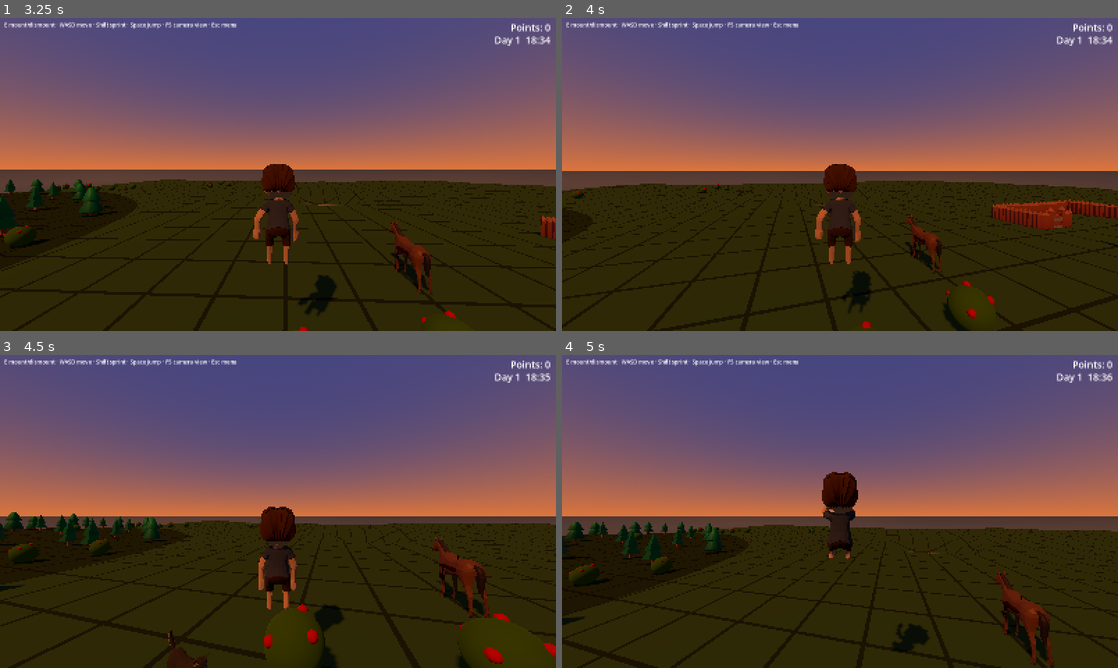
Above: before the commit, frames 1-4 (two rows, left to right).
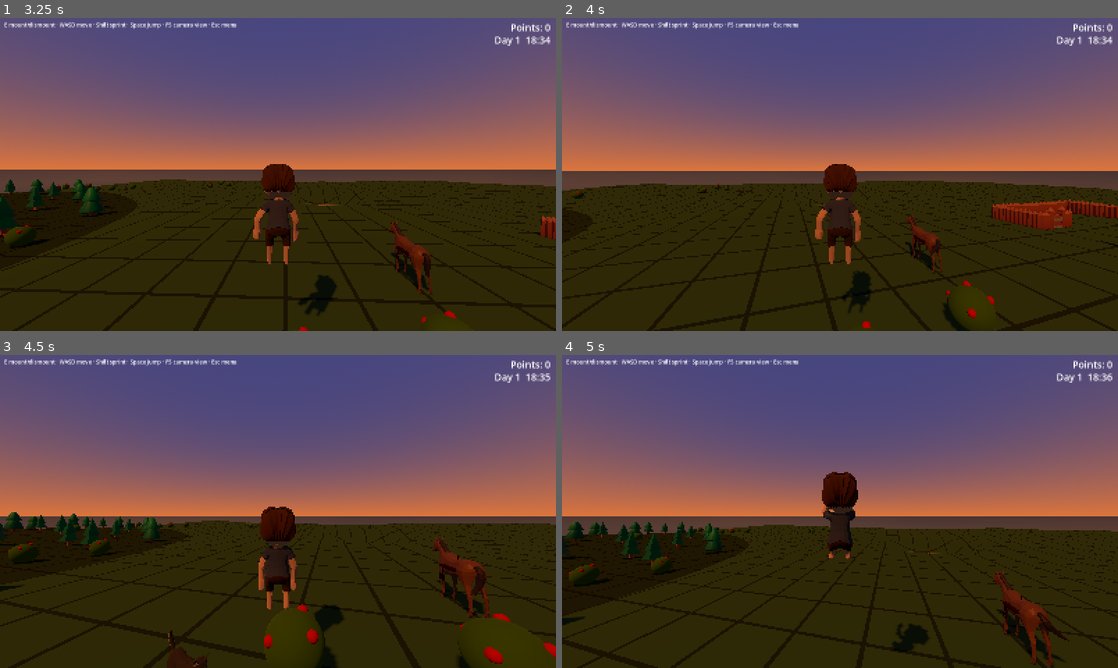
Above: after the commit, the same moments.

Repository: forsman5/sitka
Game: Godot game, scene res://scenes/on_foot/on_foot.tscn
Two runs of this game, one before a commit and one after it. Both use one fixed random seed, a clock stepped at 60 frames per second and the inputs below. This scene is started directly instead of the project's main scene.
Inputs (mouse positions are in pixels of both pictures, inside the frame that each line leads up to):
- Up to frame 1 (3.25 s): tap Enter at 0.5 s; move the mouse to (305, 174) at 0.52 s; hold Shift 0.53-1.28 s; hold Up (ui_up) from 0.53 s (still down); click (305, 174) at 0.67 s; tap Space at 0.77, 0.8, 1.07, 1.35, 1.52, 1.82, 2.3, 3.02 s; move the mouse to (250, 174) at 1.27 s; click (250, 174) at 1.42 s; tap Shift at 1.55, 3.05 s; move the mouse to (289, 168) at 2.02 s; hold Shift 2.03-2.78 s; click (289, 168) at 2.17 s; move the mouse to (272, 180) at 2.77 s; tap Q at 2.85 s; click (272, 180) at 2.92 s
- Up to frame 2 (4 s): keep holding Up (ui_up); tap Space at 3.32, 3.77, 3.8 s; move the mouse to (878, 177) at 3.52 s; hold E from 3.53 s (still down); click (878, 177) at 3.67 s
- Up to frame 3 (4.5 s): keep holding Up (ui_up); tap Space at 4.07 s; move the mouse to (233, 508) at 4.27 s; release E at 4.28 s; tap Alt at 4.35 s; click (233, 508) at 4.42 s
- Up to frame 4 (5 s): keep holding Up (ui_up); tap Space at 4.52, 4.82 s; tap Shift at 4.55 s

Frame 1 is identical in both runs. In frame 2, less than 0.1% of the frame differs, in the area x 61-69%, y 62-80%; in frame 3, less than 0.1%; in frame 4, 0.2%, in the area x 77-92%, y 68-98%.

Commit message:
Fix horse gait freezing and add horse jump
Horse glTF clips import as one-shot, so the 0.6s Gallop clip ended and held its
last pose. Force Idle/Walk/Gallop to loop. Space while mounted now jumps and
plays Gallop_Jump.

Co-Authored-By: Claude Sonnet 5.5 <noreply@anthropic.com>

Diff:
--- a/scripts/on_foot/harness/check_horse_mount.gd
+++ b/scripts/on_foot/harness/check_horse_mount.gd
@@ -28,6 +28,28 @@
 	assert(horse.global_position.distance_to(Vector3(4.0, horse.global_position.y, -3.0)) > 0.2, "Horse did not move")
 	var horse_animation := horse.visual.get("_horse_animation") as AnimationPlayer
 	assert(horse_animation.current_animation == "Gallop", "Gallop clip did not play")
+	for clip in ["Idle", "Walk", "Gallop"]:
+		assert(horse_animation.get_animation(clip).loop_mode == Animation.LOOP_LINEAR, clip + " clip does not loop")
+	# Gallop must keep animating: the pose changes over time rather than freezing.
+	# Step past several full cycles by hand: a one-shot clip would end and stop playing.
+	horse_animation.advance(horse_animation.current_animation_length * 3.3)
+	assert(horse_animation.is_playing() and horse_animation.current_animation == "Gallop", "Gallop stopped after one cycle")
+	assert(horse_animation.current_animation_position < horse_animation.current_animation_length, "Gallop position stuck at the end")
+	for i in 5:
+		horse.ride_step(1.0 / 60.0, Vector3.ZERO, false, true)
+		await physics_frame
+	assert(not horse.is_on_floor() and horse.velocity.y != 0.0, "Horse did not leave the ground on jump")
+	assert(horse_animation.current_animation == "Gallop_Jump", "Jump clip did not play")
+	var landed := false
+	for i in 240:
+		horse.ride_step(1.0 / 60.0, Vector3.ZERO, false)
+		await physics_frame
+		if horse.is_on_floor():
+			landed = true
+			break
+	assert(landed, "Horse never landed after jump")
+	horse.ride_step(1.0 / 60.0, Vector3.ZERO, false)
+	assert(horse_animation.current_animation != "Gallop_Jump", "Gait stayed on Jump after landing")
 	var expected := player._find_dismount_position()
 	assert(expected.is_finite(), "No safe dismount point near the horse")
 	player._dismount()
--- a/scripts/on_foot/on_foot_horse.gd
+++ b/scripts/on_foot/on_foot_horse.gd
@@ -8,6 +8,7 @@
 @export var acceleration := 12.0
 @export var friction := 14.0
 @export var turn_speed := 6.0
+@export var jump_height := 1.4
 
 var rider: OnFootPlayer
 var visual: Node3D
@@ -34,13 +35,17 @@
 	visual.call("set_gait", "Idle")
 
 
-func ride_step(delta: float, direction: Vector3, gallop: bool) -> void:
+func ride_step(delta: float, direction: Vector3, gallop: bool, jump: bool = false) -> void:
 	var horizontal := Vector3(velocity.x, 0.0, velocity.z)
+	var on_floor := is_on_floor()
 	var target := direction * (gallop_speed if gallop else walk_speed)
-	horizontal = horizontal.move_toward(target, (acceleration if direction.length_squared() > 0.01 else friction) * delta)
+	var accel := (acceleration if direction.length_squared() > 0.01 else friction) * (1.0 if on_floor else 0.25)
+	horizontal = horizontal.move_toward(target, accel * delta)
 	velocity.x = horizontal.x
 	velocity.z = horizontal.z
-	if not is_on_floor():
+	if jump and on_floor:
+		velocity.y = sqrt(2.0 * _gravity * jump_height)
+	elif not on_floor:
 		velocity.y -= _gravity * delta
 	else:
 		velocity.y = 0.0
@@ -49,7 +54,10 @@
 		var heading := atan2(-horizontal.x, -horizontal.z)
 		rotation.y = lerp_angle(rotation.y, heading, clampf(turn_speed * delta, 0.0, 1.0))
 	var speed := Vector2(velocity.x, velocity.z).length()
-	visual.call("set_gait", "Gallop" if speed > walk_speed + 0.8 else ("Walk" if speed > 0.2 else "Idle"))
+	if not is_on_floor():
+		visual.call("set_gait", "Jump")
+	else:
+		visual.call("set_gait", "Gallop" if speed > walk_speed + 0.8 else ("Walk" if speed > 0.2 else "Idle"))
 
 
 func stop() -> void:
--- a/scripts/on_foot/on_foot_player.gd
+++ b/scripts/on_foot/on_foot_player.gd
@@ -328,7 +328,8 @@
 		input.y = int(Input.is_physical_key_pressed(KEY_S)) - int(Input.is_physical_key_pressed(KEY_W))
 	input = input.limit_length(1.0)
 	var direction := (transform.basis * Vector3(input.x, 0.0, input.y)).normalized() * input.length()
-	_mounted_horse.ride_step(delta, direction, Input.is_physical_key_pressed(KEY_SHIFT))
+	var jump := Input.mouse_mode == Input.MOUSE_MODE_CAPTURED and Input.is_physical_key_pressed(KEY_SPACE)
+	_mounted_horse.ride_step(delta, direction, Input.is_physical_key_pressed(KEY_SHIFT), jump)
 	_sync_mounted_camera()
 
 
--- a/scripts/on_foot/riding_horse_visual.gd
+++ b/scripts/on_foot/riding_horse_visual.gd
@@ -47,11 +47,17 @@
 	_horse_animation = _horse_model.find_child("AnimationPlayer", true, false) as AnimationPlayer
 	if _horse_skeleton != null:
 		_anchor_bone_index = _horse_skeleton.find_bone(ANCHOR_BONE)
+	# glTF clips import as one-shot; without looping the gait freezes on its last pose.
+	if _horse_animation != null:
+		for clip in ["Idle", "Walk", "Gallop"]:
+			if _horse_animation.has_animation(clip):
+				_horse_animation.get_animation(clip).loop_mode = Animation.LOOP_LINEAR
 	_build_riding_gear()
 	set_process_priority(100)
 	set_gait("Idle")
 
-## Selects the horse animation. Accepts Idle, Walk, or Gallop case-insensitively.
+## Selects the horse animation. Accepts Idle, Walk, Gallop, or Jump case-insensitively.
+## Jump plays once and holds its last pose until another gait is selected.
 func set_gait(gait: String) -> void:
 	var requested := gait.strip_edges().to_lower()
 	var clip := "Idle"
@@ -60,11 +66,13 @@
 			clip = "Walk"
 		"gallop", "run":
 			clip = "Gallop"
+		"jump":
+			clip = "Gallop_Jump"
 		"idle", "":
 			clip = "Idle"
 	if _horse_animation != null and _horse_animation.has_animation(clip):
 		if _current_gait != clip:
-			_horse_animation.play(clip)
+			_horse_animation.play(clip, 0.12)
 		_current_gait = clip
 
 ## Call after parenting the player's human model under RiderAnchor.
